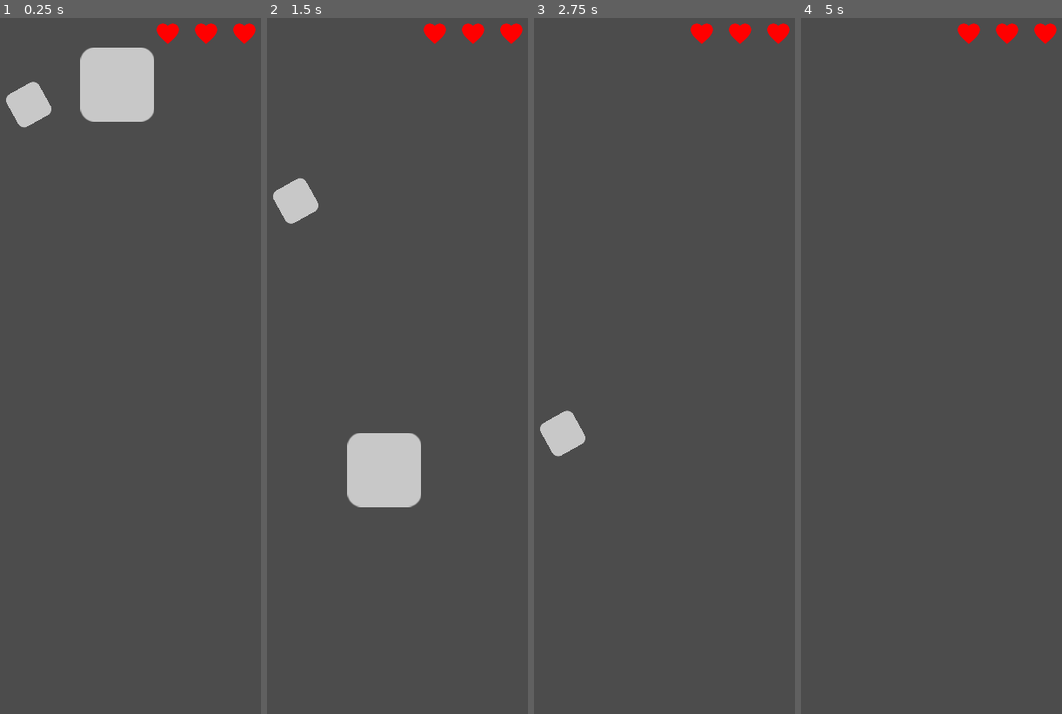
Above: before the commit, frames 1-4 (left to right).
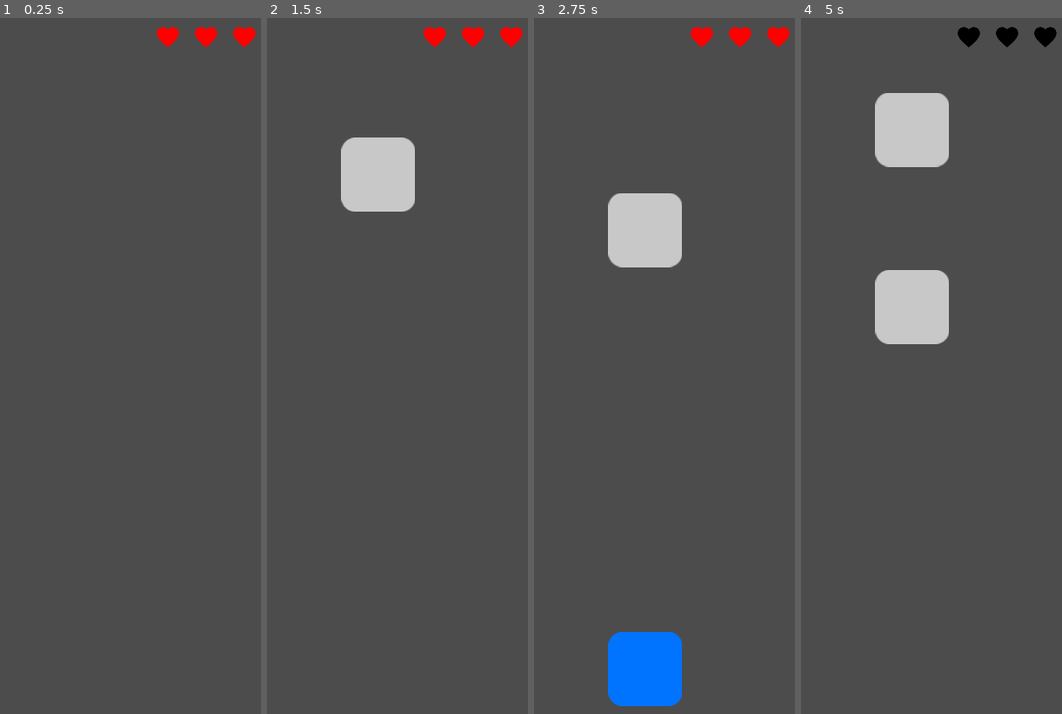
Above: after the commit, the same moments.

Repository: EmilienLeroy/FallingSquare
Game: Godot game, scene res://main.tscn
The game is run twice, just before and just after one commit, with the same random seed, the same clock (stepped at 60 frames per second) and the same inputs.
Inputs (mouse positions are in pixels of both pictures, inside the frame that each line leads up to):
- Up to frame 1 (0.25 s): no input
- Up to frame 2 (1.5 s): move the mouse to (384, 122) at 0.52 s; click (384, 122) at 0.67 s; move the mouse to (295, 171) at 1.27 s; click (295, 171) at 1.42 s
- Up to frame 3 (2.75 s): move the mouse to (674, 212) at 2.02 s; click (674, 212) at 2.17 s
- Up to frame 4 (5 s): move the mouse to (894, 505) at 2.77 s; click (894, 505) at 2.92 s; move the mouse to (1004, 470) at 3.52 s; click (1004, 470) at 3.67 s; move the mouse to (816, 261) at 4.27 s; click (816, 261) at 4.42 s

The runs differ from the first frame. In frame 1, 4.0% of the frame differs, in the area x 2-98%, y 0-16%; in frame 2, 6.9%; in frame 3, 6.9%, in the area x 2-98%, y 0-99%; in frame 4, 6.5%.

Commit message:
✨ Add game scene

Diff:
--- /dev/null
+++ b/components/game.gd
@@ -0,0 +1,23 @@
+extends Node2D
+
+var Square = preload("res://components/square.tscn");
+var timer = Timer.new();
+
+func _ready():
+	timer.set_wait_time(1.0)
+	timer.set_one_shot(false)
+	timer.connect("timeout", self, "create_item")
+	add_child(timer)
+
+func start_game(life):
+	$Life.update_hearts(life);
+	timer.start();
+
+func create_item():
+	var square = Square.instance();
+	square.position = $Spawn.position;
+	square.connect("loose_life", self, "on_life_loose")
+	add_child(square);
+
+func on_life_loose():
+	$Life.remove_heart();
--- /dev/null
+++ b/components/game.tscn
@@ -0,0 +1,20 @@
+[gd_scene load_steps=4 format=2]
+
+[ext_resource path="res://components/life.tscn" type="PackedScene" id=1]
+[ext_resource path="res://components/zone.tscn" type="PackedScene" id=2]
+[ext_resource path="res://components/game.gd" type="Script" id=3]
+
+[node name="Game" type="Node2D"]
+script = ExtResource( 3 )
+
+[node name="Life" parent="." instance=ExtResource( 1 )]
+margin_left = 227.0
+margin_top = 4.0
+margin_right = 359.0
+margin_bottom = 46.0
+
+[node name="Zone" parent="." instance=ExtResource( 2 )]
+position = Vector2( 3, 655 )
+
+[node name="Spawn" type="Position2D" parent="."]
+position = Vector2( 183, 130 )
--- a/components/heart.gd
+++ b/components/heart.gd
@@ -6,7 +6,7 @@
 var dead_color = Color8(0, 0, 0);
 
 func set_alive(a):
-	var color =  alive_color if alive else dead_color;
+	var color =  alive_color if a else dead_color;
 	update_color(color);
 	alive = a;
 
@@ -14,7 +14,7 @@
 	return alive;
 
 func _ready():
-	update_color(Color8(255, 0, 0))
+	update_color(alive_color);
 	pass
 
 func update_color(color):
--- a/components/item.gd
+++ b/components/item.gd
@@ -5,6 +5,7 @@
 export var gravity = 400;
 var velocity = Vector2.ZERO;
 var is_under_zone = false;
+var touch_under_zone = false;
 
 func _ready():
 	connect("input_event", self, "_on_input_event");
@@ -15,6 +16,7 @@
 
 func _on_input_event(viewport, event, shape_idx):
 	if (event is InputEventScreenTouch and event.pressed and is_under_zone):
+		touch_under_zone = true;
 		item_touched();
 
 func update_color(color):
--- a/components/life.gd
+++ b/components/life.gd
@@ -5,10 +5,18 @@
 export var hearts = 3;
 
 func _ready():
+	update_hearts(hearts);
+	pass
+
+func update_hearts(new_hearts):
+	hearts = new_hearts;
+
+	for n in $Hearts.get_children():
+		$Hearts.remove_child(n)
+		n.queue_free()
+
 	for heart in hearts:
 		$Hearts.add_child(create_heart(heart))
-
-	pass
 
 func create_heart(id):
 	var heart = Heart.instance();
@@ -38,7 +46,7 @@
 func remove_heart():
 	hearts = hearts - 1;
 
-	if (hearts <= 0):
+	if (hearts < 0):
 		return;
 
 	disable_heart(hearts);
--- a/components/square.gd
+++ b/components/square.gd
@@ -17,5 +17,8 @@
 	update_color(Color8(0, 117, 255));
 
 func _on_exit_screen():
+	if (touch_under_zone):
+		return;
+
 	emit_signal("loose_life");
 	pass;
--- a/main.gd
+++ b/main.gd
@@ -1,4 +1,14 @@
 extends Node2D
 
+var Game = preload("res://components/game.tscn");
+
 func _ready():
+	create_game();
 	pass
+
+
+func create_game():
+	var game = Game.instance();
+	add_child(game);
+	game.start_game(3);
+	pass
--- a/main.tscn
+++ b/main.tscn
@@ -1,27 +1,6 @@
-[gd_scene load_steps=5 format=2]
+[gd_scene load_steps=2 format=2]
 
-[ext_resource path="res://components/square.tscn" type="PackedScene" id=1]
-[ext_resource path="res://components/zone.tscn" type="PackedScene" id=2]
-[ext_resource path="res://components/life.tscn" type="PackedScene" id=3]
 [ext_resource path="res://main.gd" type="Script" id=4]
 
-[node name="Node2D" type="Node2D"]
+[node name="Main" type="Node2D"]
 script = ExtResource( 4 )
-
-[node name="Item2" parent="." instance=ExtResource( 1 )]
-position = Vector2( 190, 65 )
-
-[node name="Area2D" parent="." instance=ExtResource( 2 )]
-position = Vector2( 0, 657 )
-
-[node name="Item" parent="." instance=ExtResource( 1 )]
-position = Vector2( 88, 98 )
-rotation = -0.507891
-scale = Vector2( 0.5, 0.5 )
-gravity = 100
-
-[node name="Life" parent="." instance=ExtResource( 3 )]
-anchor_left = 0.0
-anchor_right = 0.0
-margin_left = 227.0
-margin_right = 359.0
